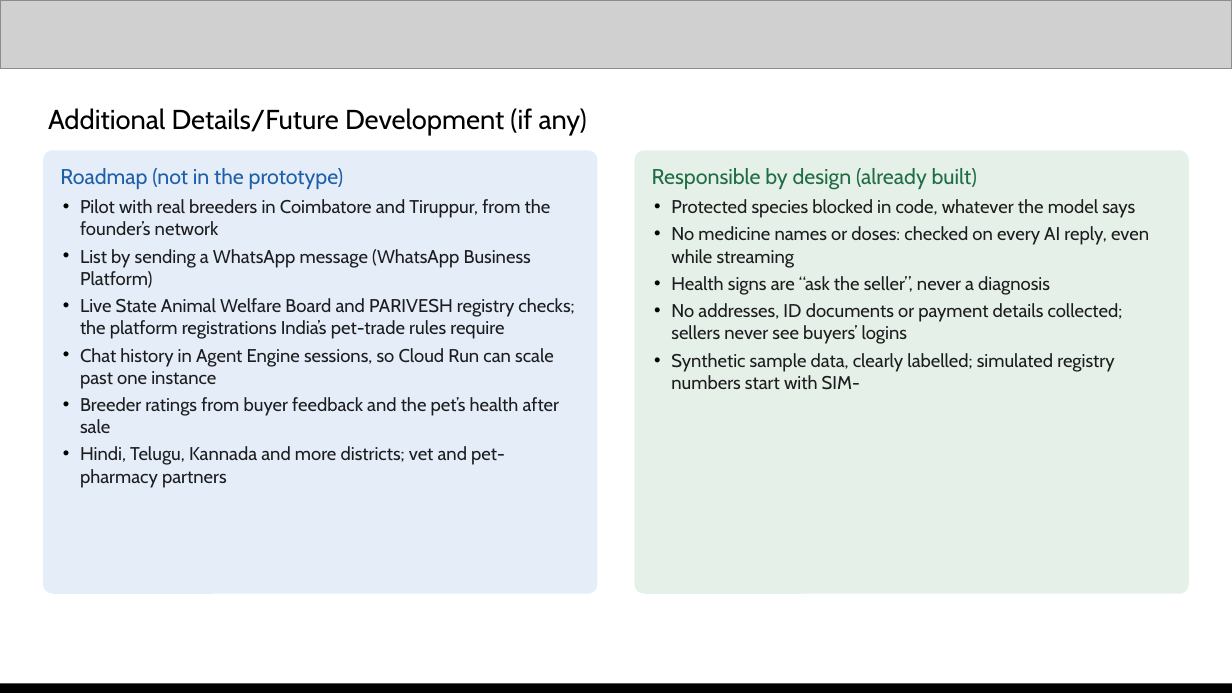
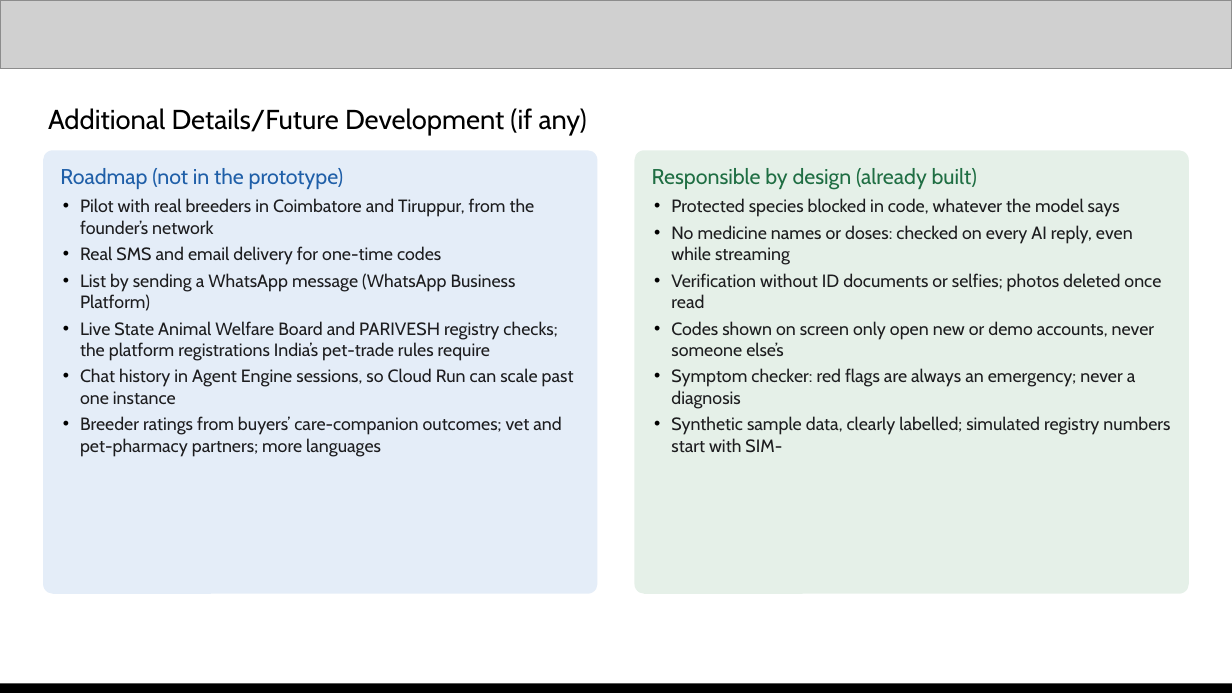
Before and after one commit to sudarsan-22/breedernear-ai, a slide deck: slide 13 of docs/submission/BreederNear-AI-deck.pptx. Drawn at 1232x693 pixels with LibreOffice and Linux fonts; fonts in the diff are those of the drawing; grey boxes stand for pictures. Boxes give left, top, right and bottom in pixels: in the first picture for what was removed or moved away, otherwise in the second. Text is boxed around its words. In the diff, an @@ line names an element or a change of style, - is before the commit and + after.

Commit message:
docs: deck rebuilt with the 66/66 eval run and the Sunrise screenshots

```diff
--- a/docs/submission/BreederNear-AI-deck.pptx
+++ b/docs/submission/BreederNear-AI-deck.pptx
@@ text at [80,198,574,404]: size 10.8 to 10.4 pt in "Pilot with real breeders in Coimbatore and ...", "List by sending a WhatsApp message (WhatsApp ...", "Live State Animal Welfare Board and PARIVESH ...", "Chat history in Agent Engine sessions, so ..." @@
@@ text at [671,198,1170,453]: size 10.8 to 10.4 pt in "Protected species blocked in code, whatever the ...", "No medicine names or doses: checked on ...", "Synthetic sample data, clearly labelled; simulated registry ..." @@
@@ text at [80,246,441,265]: paragraph added @@
+• Real SMS and email delivery for one-time codes
@@ text at [671,273,1161,409]: text changed; size 10.8 to 10.4 pt @@
-• Health signs are “ask the seller”, never a diagnosis
-• No addresses, ID documents or payment details collected; sellers never see buyers’ logins
+• Verification without ID documents or selfies; photos deleted once read
+• Codes shown on screen only open new or demo accounts, never someone else’s
+• Symptom checker: red flags are always an emergency; never a diagnosis
@@ text at [80,416,561,457]: text changed; size 10.8 to 10.4 pt @@
-• Breeder ratings from buyer feedback and the pet’s health after sale
-• Hindi, Telugu, Kannada and more districts; vet and pet-pharmacy partners
+• Breeder ratings from buyers’ care-companion outcomes; vet and pet-pharmacy partners; more languages
```
Also in this commit, not shown: 9 other slides changed, 1 other file.
